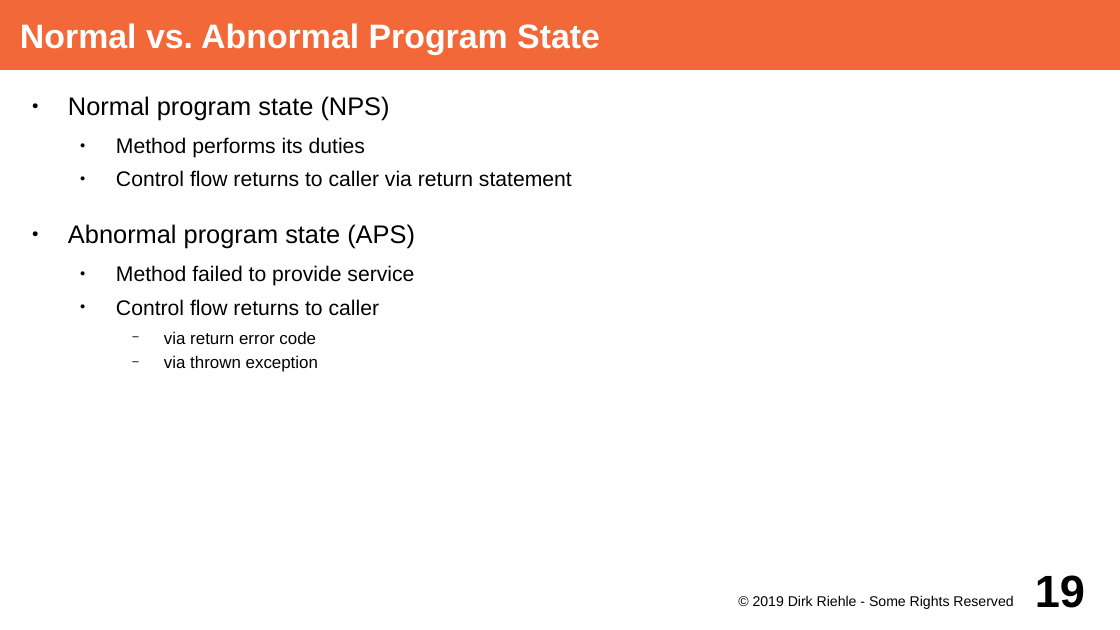
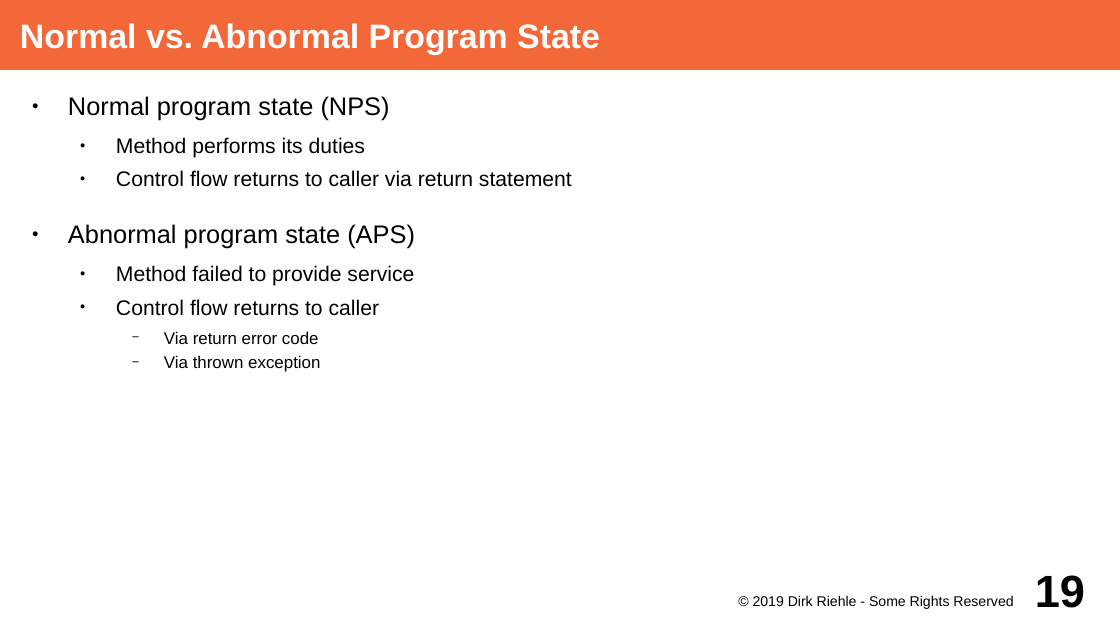
Before and after one commit to dirkriehle/adap-course, a slide deck: slide 19 of Lecture Slides/ADAP C06 - Error Handling.odp. Drawn at 1120x630 pixels with LibreOffice and Linux fonts; fonts in the diff are those of the drawing. Boxes give left, top, right and bottom in pixels: in the first picture for what was removed or moved away, otherwise in the second. Text is boxed around its words. In the diff, an @@ line names an element or a change of style, - is before the commit and + after.

```diff
--- a/Lecture Slides/ADAP C06 - Error Handling.odp
+++ b/Lecture Slides/ADAP C06 - Error Handling.odp
@@ text at (x1=164, y1=331, x2=320, y2=372): text changed @@
-    − via return error code
-    − via thrown exception
+    − Via return error code
+    − Via thrown exception
```
Also in this commit, not shown: 4 other slides changed, 3 other files.
